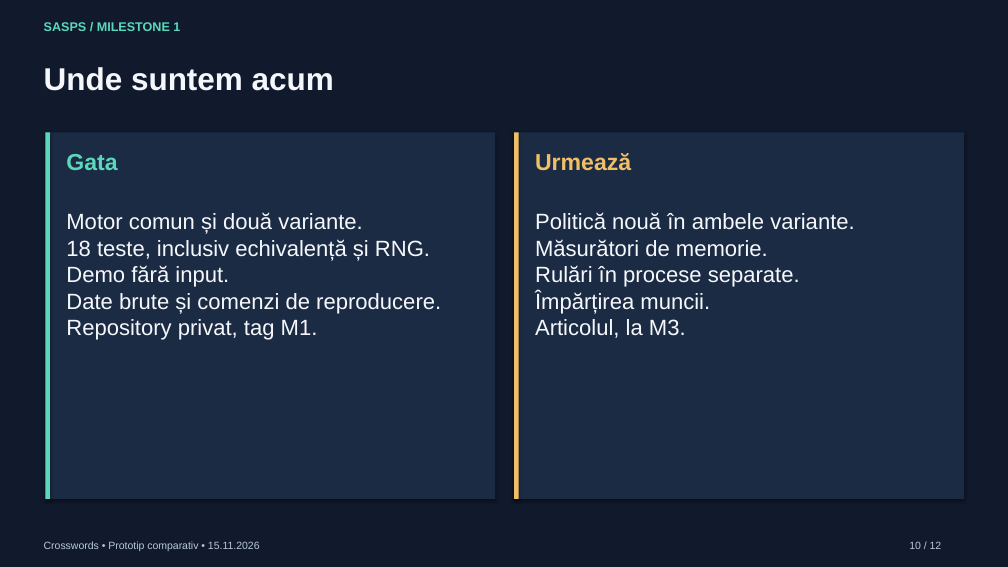
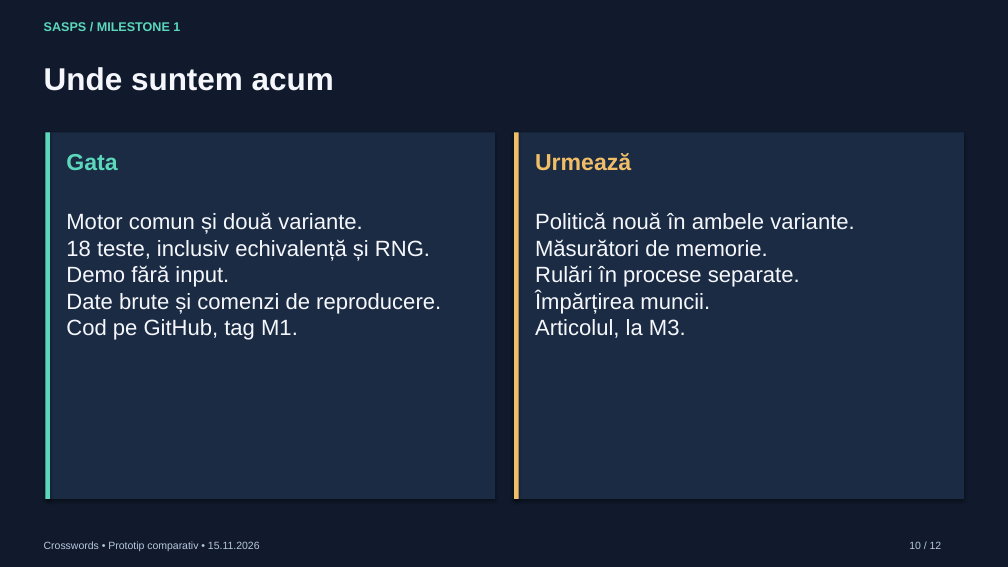
Before and after one commit to nadolualex/sasps-crosswords, a slide deck: slide 10 of presentation/SASPS_M1_Crosswords.pptx. Drawn at 1008x567 pixels with LibreOffice and Linux fonts; fonts in the diff are those of the drawing. Boxes give left, top, right and bottom in pixels: in the first picture for what was removed or moved away, otherwise in the second. Text is boxed around its words. In the diff, an @@ line names an element or a change of style, - is before the commit and + after.

```diff
--- a/presentation/SASPS_M1_Crosswords.pptx
+++ b/presentation/SASPS_M1_Crosswords.pptx
@@ text at <box>66,319,298,340</box>: text changed @@
-Repository privat, tag M1.
+Cod pe GitHub, tag M1.
```
Also in this commit, not shown: 6 other slides changed, 9 other files.
